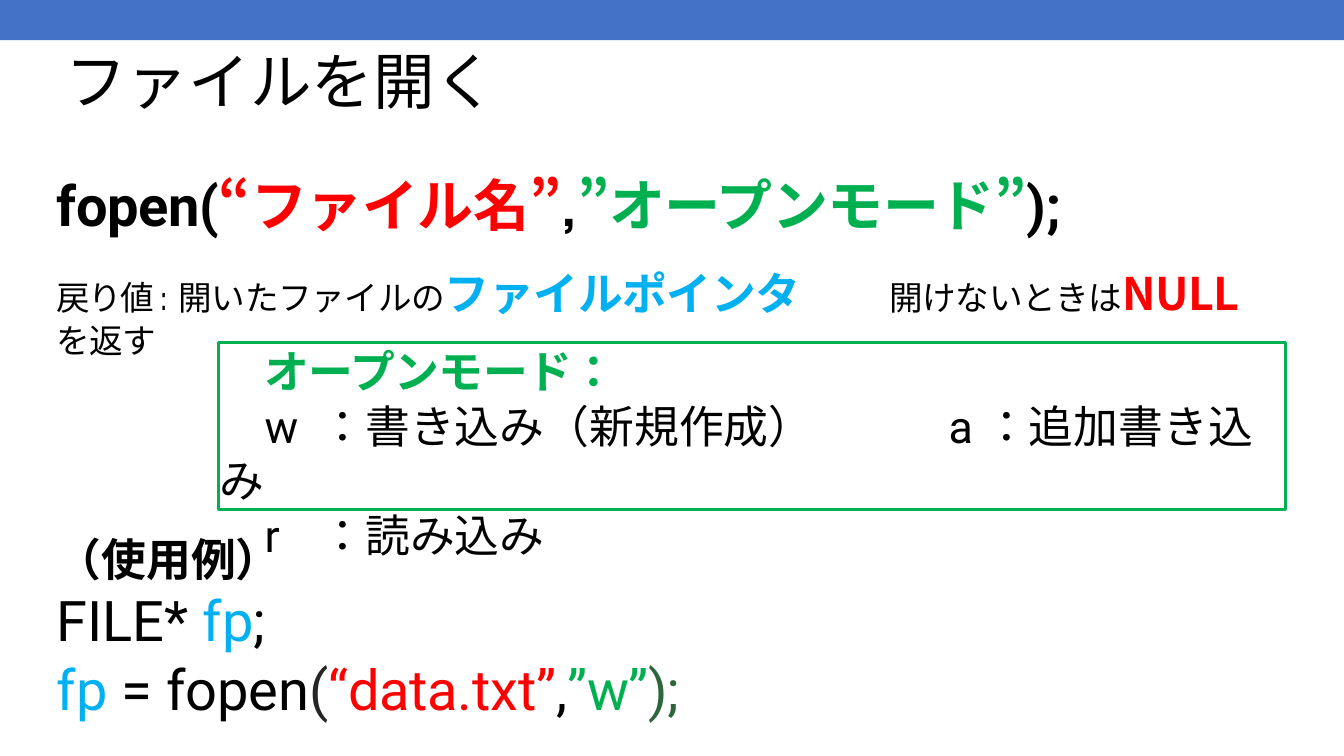
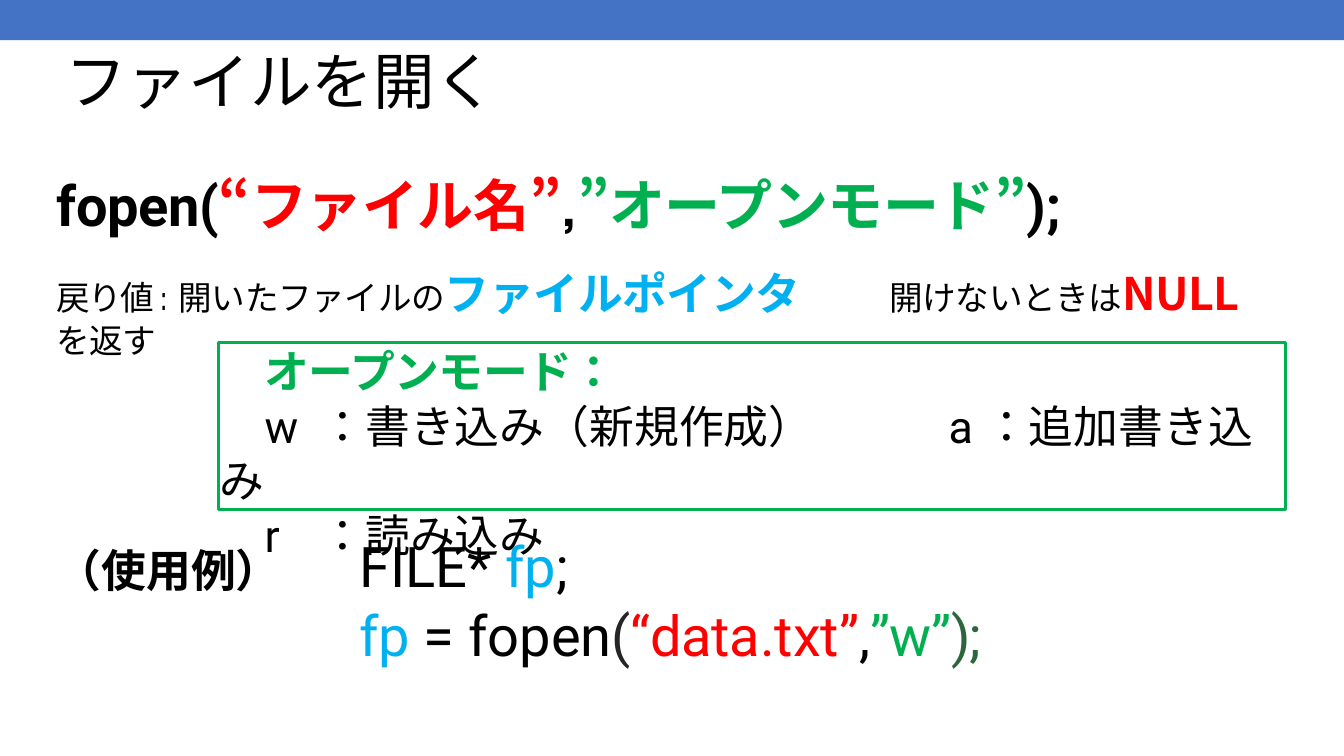
Before and after one commit to kic-murata/cpp2025, a slide deck: slide 6 of 授業資料/授業資料：ファイル処理.pptx. Drawn at 1344x756 pixels with LibreOffice and Linux fonts; fonts in the diff are those of the drawing. Boxes give left, top, right and bottom in pixels: in the first picture for what was removed or moved away, otherwise in the second. Text is boxed around its words. In the diff, an @@ line names an element or a change of style, - is before the commit and + after.

```diff
--- a/授業資料/授業資料：ファイル処理.pptx
+++ b/授業資料/授業資料：ファイル処理.pptx
@@ text "（使用例） FILE* fp;" rewrapped from (57,531,679,723) to (57,536,981,669) @@
```
Also in this commit, not shown: 9 other slides changed, 1 slide added, 1 other file.
